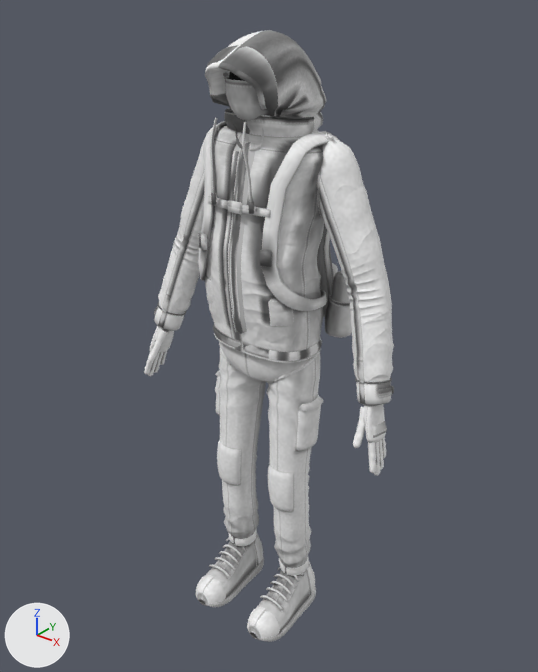
Renders of the glTF model vx/game/models/writer.glb from each side of a commit.
The view is the same before and after, from a 50 mm lens placed at (0.451, -0.606, 0.731), pointed at (-0.023, -0.014, 0.364). The axes (+X, +Y, +Z) are drawn at lower left. The lights are the same throughout. The first picture is the older version. Vertices at exactly the same position are counted once.

The first picture shows 'SM_Char_Writer_Body', 'SM_Char_Writer_Hood', 'SM_Char_Writer_Pack' and 1 more.
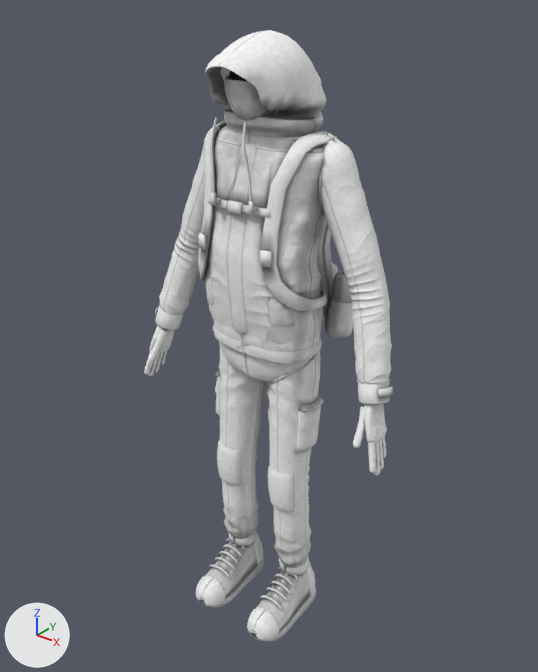
The change, as a diff of the scene's bpy script:
```diff
--- a/vx/game/models/writer.glb.py
+++ b/vx/game/models/writer.glb.py
@@ me_sm_char_writer_body @@
 me_sm_char_writer_body.from_pydata(...)  # 27139 vertices, 52808 faces; spans x -0.186..0.152, y -0.104..0.024, z -0.001..0.68
 # used by ob_sm_char_writer_body; location = (0.0, 0.0, 0.0)
+# me_sm_char_writer_body part 1: the loose piece of 168 vertices spanning x 0.108..0.146, y -0.052..-0.016, z 0.341..0.374 is scaled about its middle by (0.926, 0.926, 0.99)
+# me_sm_char_writer_body part 2: the loose piece of 168 vertices spanning x -0.181..-0.143, y -0.052..-0.016, z 0.341..0.374 is scaled about its middle by (0.926, 0.926, 0.99)
+# me_sm_char_writer_body part 3: the loose piece of 14 vertices spanning x 0.142..0.147, y -0.031..-0.023, z 0.357..0.365 is moved by (-0.001, -0.001, 0.0)
+# me_sm_char_writer_body part 4: the loose piece of 175 vertices spanning x 0.107..0.143, y -0.049..-0.015, z 0.361..0.374 is scaled about its middle by 0.922
+# me_sm_char_writer_body part 5: the loose piece of 175 vertices spanning x -0.177..-0.141, y -0.049..-0.015, z 0.361..0.374 is scaled about its middle by 0.922
+# me_sm_char_writer_body part 6: the loose piece of 86 vertices spanning x 0.138..0.147, y -0.047..-0.025, z 0.356..0.367 is moved by (-0.001, 0.0, 0.0)
+# me_sm_char_writer_body part 7: the loose piece of 86 vertices spanning x -0.181..-0.173, y -0.047..-0.025, z 0.356..0.367 is moved by (0.001, 0.0, 0.0)
+# me_sm_char_writer_body part 8: 1319 of 27139 vertices moved; they spanned x 0.03..0.144, y -0.05..0.013, z 0.344..0.575 and now span x 0.031..0.143, y -0.049..0.013, z 0.345..0.574; mean shift (0.0, 0.0, 0.0); largest move (0.05, -0.016, 0.515) -> (0.051, -0.015, 0.519)
+# me_sm_char_writer_body part 9: 1319 of 27139 vertices moved; they spanned x -0.178..-0.064, y -0.05..0.013, z 0.344..0.575 and now span x -0.177..-0.065, y -0.049..0.013, z 0.345..0.574; mean shift (0.0, 0.0, 0.0); largest move (-0.085, -0.016, 0.515) -> (-0.085, -0.015, 0.519)
+# me_sm_char_writer_body part 10: texture (UV) coordinates of 5314 of 52808 faces, centred in x -0.18..0.146, y -0.051..0.01, z 0.342..0.581, changed; they spanned u -0.11..0.11, v 0.0..0.4 and now span u -0.1..0.1, v 0.0..0.4
 me_sm_char_writer_body.materials.append(mat_hoodie)
@@ me_sm_char_writer_hood @@
 # used by ob_sm_char_writer_hood; location = (0.0, 0.0, 0.0)
-me_sm_char_writer_hood.from_pydata(...)  # 2859 vertices, 5376 faces; spans x -0.0802..0.0457, y -0.0925..0.0312, z 0.5494..0.6847
+me_sm_char_writer_hood.from_pydata(...)  # 2751 vertices, 5184 faces; spans x -0.0802..0.0457, y -0.0914..0.0312, z 0.5494..0.6847
+# me_sm_char_writer_hood part 11: 210 vertices moved from x -0.0546..0.0203, y -0.0925..-0.0217, z 0.5797..0.669 to x -0.0542..0.0199, y -0.0914..-0.0228, z 0.5788..0.6691; 146 vertices removed from x -0.0568..0.0226, y -0.0661..-0.0445, z 0.5772..0.6745; 38 vertices added at x -0.0548..0.0207, y -0.0652..-0.0433, z 0.6009..0.6708
+# me_sm_char_writer_hood part 12: 3549 kept faces spanning x -0.0802..0.0457, y -0.0914..0.0312, z 0.5494..0.6847 get new texture (UV) coordinates
+# me_sm_char_writer_hood part 13: 192 faces spanning x -0.0471..0.0128, y -0.0914..-0.0228, z 0.5788..0.6584 switch from mat_cotton to mat_mask
 me_sm_char_writer_hood.materials.append(mat_hoodie)
```

Changed parts and their boxes [x1, y1, x2, y2] in the pictures (538 x 672 px; the box of a moved part takes in the faces that stretch with it):
'SM_Char_Writer_Body', reshaped, surface changed: before [144, 72, 394, 642]; after [144, 70, 393, 642]
part 1 of me_sm_char_writer_body, moved or reshaped: before [356, 381, 391, 405]; after [358, 382, 390, 405]
part 2 of me_sm_char_writer_body, moved or reshaped: before [154, 307, 184, 331]; after [155, 307, 184, 330]
part 3 of me_sm_char_writer_body, moved or reshaped: before [392, 386, 394, 394]; after [390, 386, 393, 394]
part 4 of me_sm_char_writer_body, moved or reshaped: before [355, 377, 392, 384]; after [357, 378, 390, 383]
part 5 of me_sm_char_writer_body, moved or reshaped: before [157, 302, 186, 316]; after [159, 302, 185, 315]
part 6 of me_sm_char_writer_body, moved or reshaped: before [379, 386, 393, 397]; after [378, 386, 391, 397]
part 7 of me_sm_char_writer_body, moved or reshaped (not visible before): after [155, 307, 158, 315]
part 8 of me_sm_char_writer_body, moved or reshaped: before [317, 153, 394, 382]; after [318, 153, 392, 382]
part 9 of me_sm_char_writer_body, moved or reshaped: before [158, 142, 205, 314]; after [159, 145, 205, 314]
part 10 of me_sm_char_writer_body, surface changed: [155, 145, 392, 405] in both
part 11 of me_sm_char_writer_hood, moved or reshaped: before [205, 45, 278, 151]; after [205, 50, 275, 149]
part 12 of me_sm_char_writer_hood, surface changed (grey to white): [205, 30, 326, 149] in both
part 13 of me_sm_char_writer_hood, recoloured: [205, 67, 241, 148] in both
